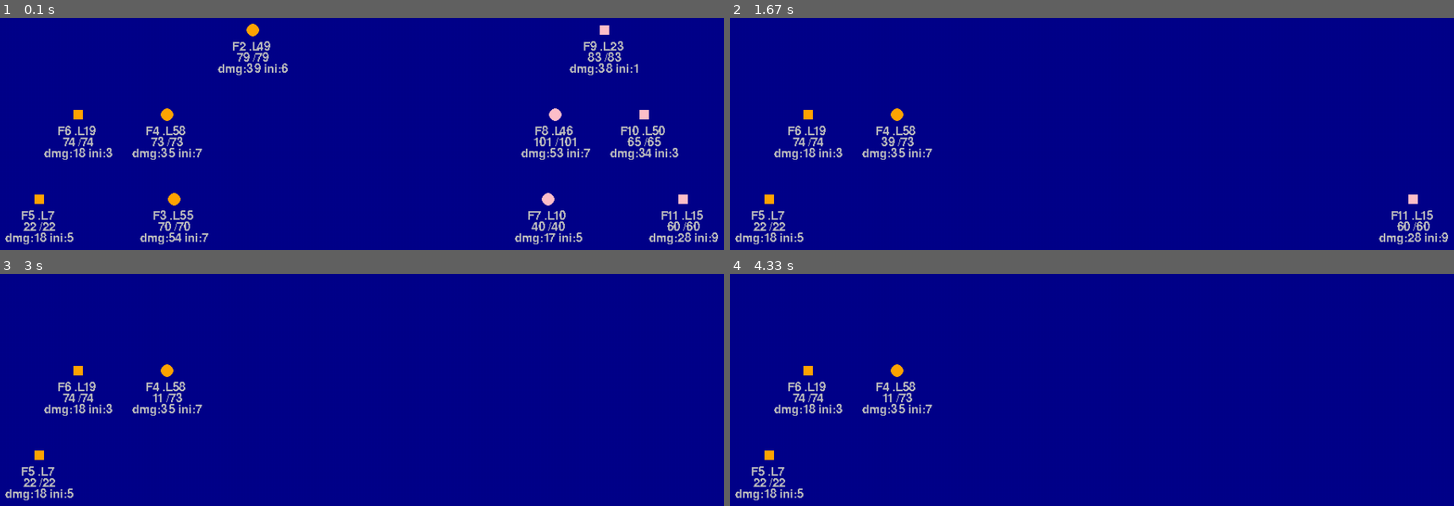
Above: before the commit, frames 1-4 (two rows, left to right).
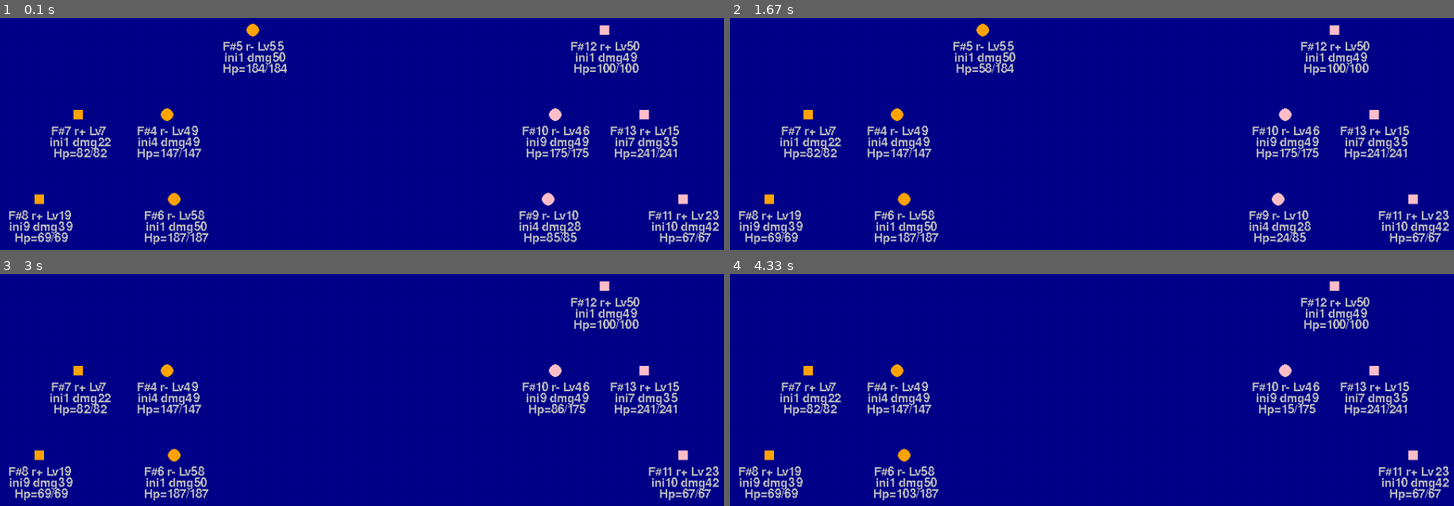
Above: after the commit, the same moments.

Repository: wkta/mythrandian-guard
Game: pygame game, started from client/fightsim_logic.py
The game is run twice, just before and just after one commit, with the same random seed, the same clock (stepped at 60 frames per second) and the same inputs.
Inputs:
- Up to frame 1 (0.1 s): no input
- Up to frame 2 (1.67 s): tap Space at 0.33, 0.73, 1.03, 1.23, 1.57 s
- Up to frame 3 (3 s): tap Space at 1.87, 2.07, 2.37, 2.63, 2.97 s
- Up to frame 4 (4.33 s): tap Space at 3.27, 3.4, 3.8, 4.1 s

The runs differ from the first frame. In frame 1, 7.2% of the frame differs, in the area x 0-100%, y 9-98%; in frame 2, 6.8%; in frame 3, 5.4%; in frame 4, 5.4%.

Commit message:
fight order fix +Better stats formulas

Diff:
--- a/client/fightsim_logic.py
+++ b/client/fightsim_logic.py
@@ -23,30 +23,44 @@
 class GenFighter:
     free_id = -1
 
-    def __init__(self, level, power, en, ini, shadow_f_attrib=False):
+    # /!\ in formulas: assuming max level is 59
+    # z 5.929723110029351
+
+    def __init__(self, level, ini, en, shadow_f_attrib=False):
         """
         ability depends on character class, it's just like "a spell" casted 1 time
         """
         self.__class__.free_id += 1
         self.ident = self.free_id
 
-        self.p, self.e = power, en
+        self.slot = None
+
+        # assumptions
+        max_dmg = 50
+        z = 1.0809965933
+        maxlevel = 59
+
+        # display only
+        self.en = en
+
+        # sert au placement auto.
+        self.ranged = shadow_f_attrib
+        self.ini = ini
         self.level = level
-        self.dmg = (level // 2) + 3 * power
-        self.hp = self.maxhp = 5 * en + level + 10
-
-        self.ini = ini
-        self.ranged = shadow_f_attrib
-
-    def detailled_desc(self):
-        tmp = 'x' if self.ranged else ' '
-        return 'fighter id#{} . level {} .R{} | dmg,hp={},{} \n pow,en,ini={}, {}, {}'.format(
-            self.ident, self.level, tmp, self.dmg, self.maxhp, self.p, self.e, self.ini
-        )
+
+        # stats de combat impactantes
+        self.dmg = 1 + int(max_dmg - z**(maxlevel-level) / 2)  # flipped exponential func
+        print('level{}  -> dmg= {}'.format(level, self.dmg))
+        self.hp = self.maxhp = 44 + int(level + en**3/4)
+
+    @property
+    def is_dead(self):
+        return self.hp <= 0
 
     def __str__(self):
-        return "F{} .L{} \n{} /{}\ndmg:{} ini:{}".format(
-            self.ident, self.level, self.hp, self.maxhp, self.dmg, self.ini
+        tmp = '+' if self.ranged else '-'
+        return 'F#{} r{} Lv{}\n ini{} dmg{}\n Hp={}/{}'.format(
+            self.ident, tmp, self.level, self.ini, self.dmg, self.hp, self.maxhp,
         )
 
     @classmethod
@@ -54,7 +68,6 @@
         return cls(
             random.randint(1, 59),
             random.randint(1, 10),
-            random.randint(1, 10),
             random.randint(1, 9),
             b_v_ranged
         )
@@ -79,38 +92,18 @@
 
     - a fighter attacks the closest enemy, unless he's using a special attack
     """
-    def find_closest_enemy(self, from_slot_n):
-        """
-        :param from_slot_n:
-
-        :return: pair slot_number, fighter to be hit
-        """
-        # the larger the abs(number), the closest the enemy is
-        candidate = None
-        if self._fetch(from_slot_n).team == 0:
-            live_en = self.det_idx_live_fighters(True)
-            for i in range(-1, -8, -1):
-                if i in live_en:
-                    candidate = i
-        else:
-            live_en = self.det_live_fighters(False)
-            for i in range(1, 8):
-                if i in live_en:
-                    candidate = i
-        return candidate, self.assoc_slot_idfighter[candidate]
-
-    def _fetch(self, key):
-        return self.assoc_slot_idfighter[key]
-
-    # TODO order based on the Initiative stat.
 
     def __init__(self, teama, teamb):
+        self.assoc_slot_idfighter = dict()
+
         # position fighters according to their ini stat + level if its equal
-        self.assoc_slot_idfighter = dict()
-        print('slot assignment ... ')
         self.inject_proc_sorting(teama, False)
         self.inject_proc_sorting(teamb, True)
-        print("done!\n")
+
+        self.lastactive_fighter = {
+            0: None,
+            1: None
+        }
 
     def _tri(self, target_slots, equipe, sorting_ranged_b):
         """
@@ -130,7 +123,9 @@
 
         while cpt < len(tripl_list):
             d = target_slots[cpt]
-            self.assoc_slot_idfighter[d] = equipe.get_by_id(tripl_list[cpt][2])
+            f_obj = equipe.get_by_id(tripl_list[cpt][2])
+            self.assoc_slot_idfighter[d] = f_obj
+            f_obj.slot = d
             cpt += 1
 
     def inject_proc_sorting(self, equipe, right_team):
@@ -164,32 +159,88 @@
         live_b = self.det_idx_live_fighters(False)
         return len(live_a) == 0 or len(live_b) == 0
 
-    def perform_fight(self, turn_num):
-        # TODO implem real combat order based on initiative stat.
-        # TODO hits given should (more or less) alternate between 2 teams every round
-
-        live_a = self.det_live_fighters(True)
-        live_b = self.det_live_fighters(False)
-
-        # rq : here the ally hits only one guy but the order is random!
-        parite = turn_num % 2 == 0
-        attackers = live_a if parite else live_b
-
-        for from_slot, atker_obj in attackers.items():
-            s, enemy = self.find_closest_enemy(from_slot)
-            enemy.hp -= atker_obj.dmg
-            print('F#{}  hits  F#{} '.format(atker_obj.ident, enemy.ident), end='')
-            if enemy.hp <= 0:
-                print('...And F#{} dies!'.format(enemy.ident))
-                if self.is_over():
-                    break
-            else:
-                print()
-
+    # -------------------------------------------------------
+    #  implem logique de combat
+    # -------------------------------------------------------
+    def _get_top_priority_f(self, teamplayin) -> GenFighter:
+        """
+        :param teamplayin:
+        :return: fighter obj, the guy who has the highest priority for attack
+        """
+        alpha = -1 if teamplayin else 1
+        for i in range(1 * alpha, 8 * alpha, 1 * alpha):
+            if not self.assoc_slot_idfighter[i].is_dead:
+                return self.assoc_slot_idfighter[i]
+
+    def _get_fighter_after(self, last_f_idx, teamplayin) -> GenFighter:
+        """
+        :param last_f_idx:
+        :param teamplayin:
+        :return: fighter obj, the guy who should attack now. Need to ignore dead fighters
+        """
         if self.is_over():
-            print('battle has ended at turn {} !!!'.format(turn_num))
+            raise NotImplemented
+
+        delta = -1 if teamplayin else +1
+        xf = last_f_idx
+
+        def go_next():
+            nonlocal xf, delta
+            xf += delta
+            if xf < -8:
+                xf = -1
+            elif xf > 8:
+                xf = 1
+
+        go_next()
+        while (xf not in self.assoc_slot_idfighter) or self.assoc_slot_idfighter[xf].is_dead:
+            go_next()
+        return self.assoc_slot_idfighter[xf]
+
+    def _get_close_enemy(self, teamplayin) -> GenFighter:
+        """
+        :param teamplayin:
+        :return: fighter who should tank
+        """
+        # the larger the abs(number), the closest the enemy is
+        candidate = None
+        if teamplayin:
+            live_en = self.det_live_fighters(False)
+            for i in range(1, 8):
+                if i in live_en:
+                    candidate = i
         else:
-            print('turn {} ends.'.format(turn_num))
+            live_en = self.det_idx_live_fighters(True)
+            for i in range(-1, -8, -1):
+                if i in live_en:
+                    candidate = i
+        return self.assoc_slot_idfighter[candidate]
+
+    def increm_fight(self, turn_num):
+        """
+        hits given alternate between 2 teams every round
+        :param turn_num:
+        :return:
+        """
+        team_playing = turn_num % 2  # => value 0 or 1
+
+        # select who attacks and who defends
+        comes_after_f = self.lastactive_fighter[team_playing]
+        if comes_after_f is None:
+            attacker = self._get_top_priority_f(team_playing)
+        else:
+            attacker = self._get_fighter_after(comes_after_f, team_playing)
+        defender = self._get_close_enemy(team_playing)
+
+        defender.hp -= attacker.dmg
+        # save info who played last
+        self.lastactive_fighter[team_playing] = attacker.slot
+
+        # - debug
+        print('F#{}  hits  F#{} '.format(attacker.ident, defender.ident), end='')
+        if defender.hp <= 0:
+            print('...And F#{} dies!'.format(defender.ident))
+        print('turn {} ends'.format(turn_num))
 
 
 class Team:
@@ -219,24 +270,23 @@
 
 
 def run_simu():
-    # model debug
-    print('-')
-    aa = GenFighter(59, 10, 1, 1)
-    print(aa)
-    print(aa.detailled_desc())
-    print('-')
-    bb = GenFighter(59, 1, 10, 1)
-    print(bb)
-    print(bb.detailled_desc())
+    # model debug test valeurs extremes
+    for lvl in (1, 59):
+        for en in (1, 10):
+            tf = GenFighter(lvl, 1, en)
+            print(tf)
+
     print()
+    print('----------- * * * -')
 
     # init pygame, init real model
     w = pygame.display.set_mode((960, 540))
 
     prec_a = [GenFighter.gen_random(False) for _ in range(3)]
-    prec_a.extend([GenFighter.gen_random(True) for _ in range(2)])
+    prec_a.extend([GenFighter.gen_random(True) for _ in range(2)])  # deux ranged
+
     prec_b = [GenFighter.gen_random(False) for _ in range(2)]
-    prec_b.extend([GenFighter.gen_random(True) for _ in range(3)])
+    prec_b.extend([GenFighter.gen_random(True) for _ in range(3)])  # trois ranged
 
     b = Battle(Team(prec_a, False), Team(prec_b, True))
 
@@ -255,8 +305,11 @@
         if can_update:
             can_update = False
             if not b.is_over():
-                b.perform_fight(turn)
-                turn += 1
+                b.increm_fight(turn)
+                if b.is_over():
+                    print('battle has ended at turn {} !!!'.format(turn))
+                else:
+                    turn += 1
 
         # refresh screen
         w.fill('darkblue')
